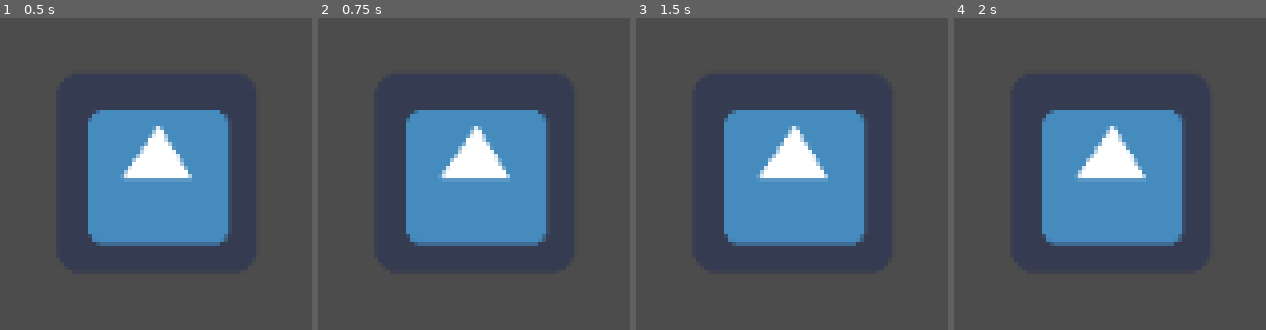
Above: before the commit, frames 1-4 (left to right).
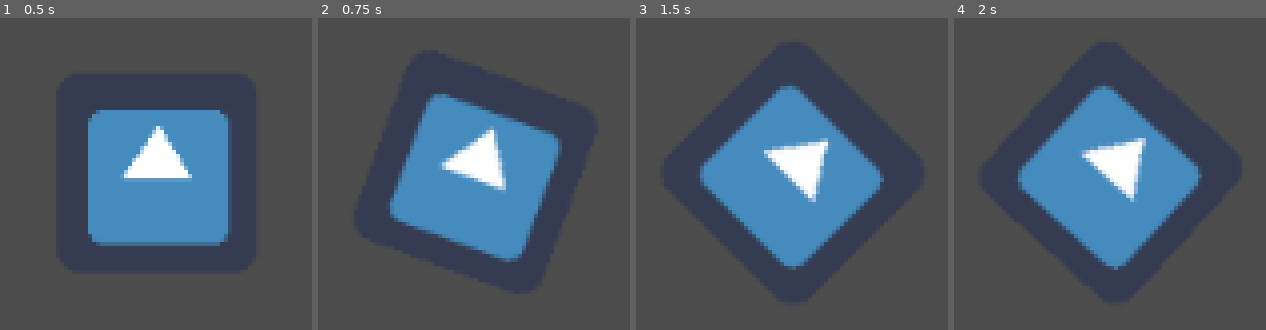
Above: after the commit, the same moments.

Repository: NancokPS2/GodotWildJam
Game: Godot game, scene res://test.tscn
Two runs of this game, one before a commit and one after it. Both use one fixed random seed, a clock stepped at 60 frames per second and the inputs below. The project has no main scene, so this scene is started directly.
Inputs (mouse positions are in pixels of both pictures, inside the frame that each line leads up to):
- Up to frame 1 (0.5 s): no input
- Up to frame 2 (0.75 s): tap Enter at 0.5 s; move the mouse to (outside the picture) at 0.52 s; hold D from 0.53 s (still down); tap Backspace at 0.6 s; click (outside the picture) at 0.67 s
- Up to frame 3 (1.5 s): release D at 1.25 s; tap Space at 1.25 s; drag from (outside the picture) to (outside the picture) at 1.27 s
- Up to frame 4 (2 s): no input

Frame 1 is identical in both runs. In frame 2, 6.7% of the frame differs, in the area x 23-79%, y 24-79%; in frame 3, 9.2%, in the area x 20-80%, y 21-81%; in frame 4, 9.0%.

Commit message:
Añadida funcionalidad para que el taladro sigua el mouse

Diff:
--- a/Clases/Herramientas/Taladro.gd
+++ b/Clases/Herramientas/Taladro.gd
@@ -8,7 +8,6 @@
 var rayCast = RayCast2D.new()
 var sprite = Sprite.new()
 
-var seguirMouse:bool = false
 
 
 func _ready() -> void:
@@ -19,6 +18,8 @@
 	sprite.texture = textura#Darle la imagen
 	add_child(sprite)
 
+
+
 func use():#Cuando el usuario usa el boton de ataque/usar esto deberia ser llamado
 	rayCast.force_raycast_update()
 	var objeto = rayCast.get_collider()
@@ -28,5 +29,9 @@
 		elif objeto is Entidad:#Dañar la entidad
 			objeto.hurt(poder)
 
-func enable(activado):
-	.enable(activado) #Usar el enable() definido en Herramienta antes de seguir
+#func enable(activado):
+#	.enable(activado) #Usar el enable() definido en Herramienta antes de seguir
+
+func _unhandled_input(event: InputEvent) -> void:
+	if event is InputEventMouseMotion:
+		rotation = get_global_mouse_position().angle()
